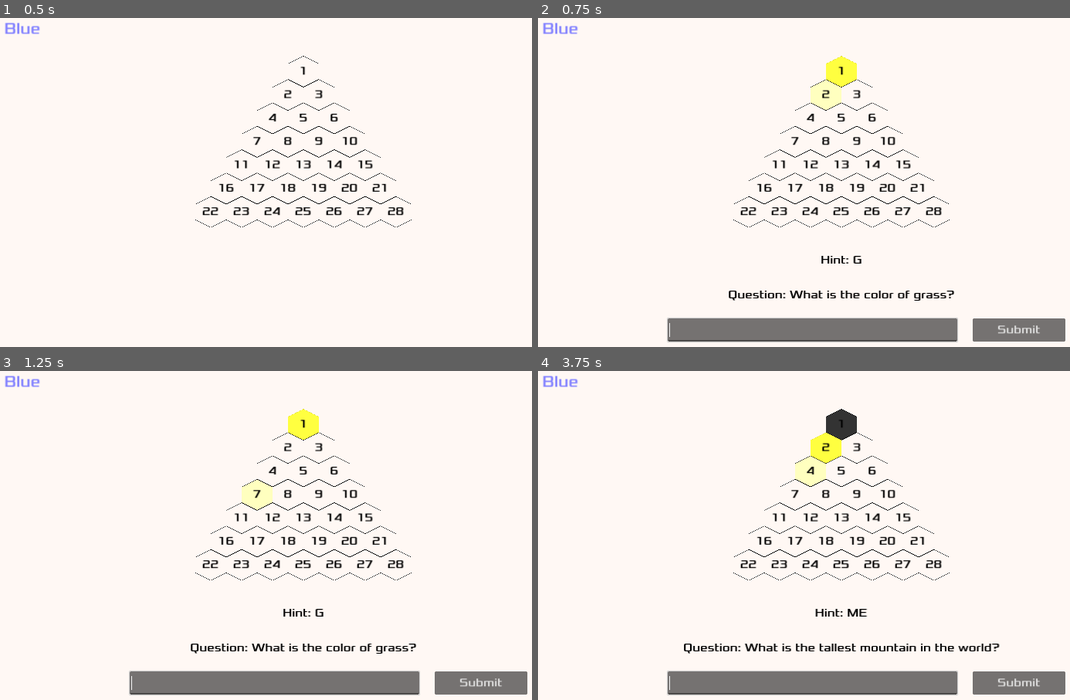
Above: before the commit, frames 1-4 (two rows, left to right).
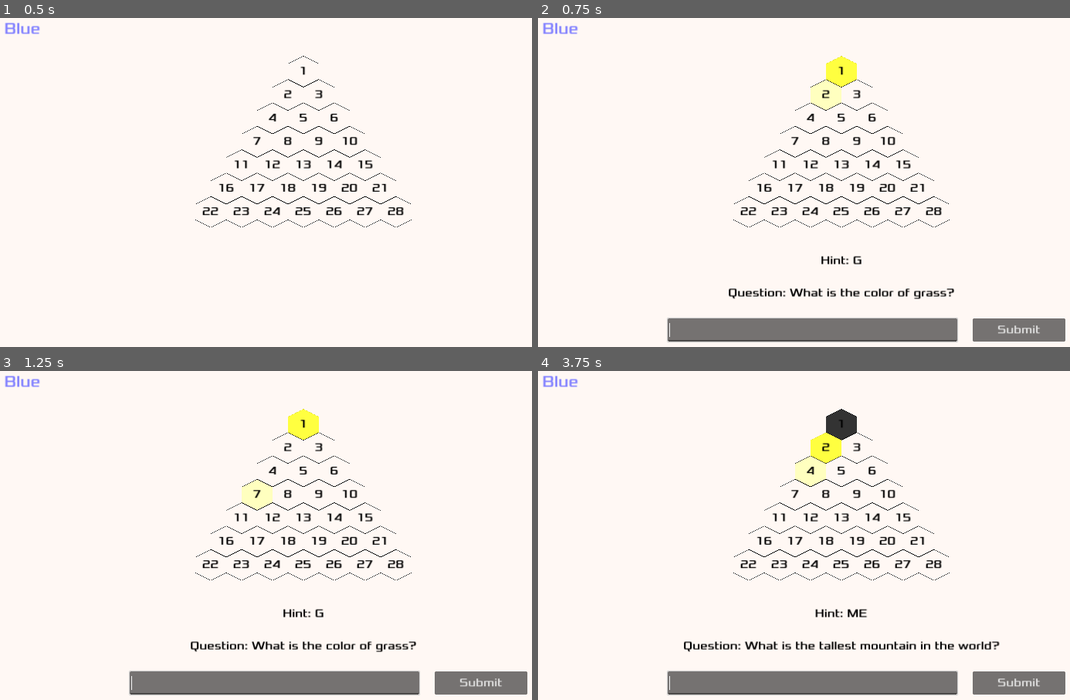
Above: after the commit, the same moments.

Repository: iggyshu/az-quiz
Game: Godot game, scene res://main.tscn
Same seed, same stepped clock (60 frames per second), same inputs: the game is played once before the commit and once after it.
Inputs (mouse positions are in pixels of both pictures, inside the frame that each line leads up to):
- Up to frame 1 (0.5 s): no input
- Up to frame 2 (0.75 s): tap Enter at 0.5 s; drag from (841, 70) to (793, 143) at 0.52 s
- Up to frame 3 (1.25 s): no input
- Up to frame 4 (3.75 s): click (814, 683) at 1.27 s; type "Alex" at 1.35 s; click "Submit" at 2 s; click "Submit" at 2.75 s; tap Space at 3.5 s; drag from (825, 446) to (777, 519) at 3.52 s

Frame 1 is identical in both runs. In frame 2, 0.7% of the frame differs, in the area x 35-79%, y 72-86%; in frame 3, 0.7%; in frame 4, 0.9%, in the area x 27-87%, y 72-86%.

Commit message:
feat: submit answer on enter

Diff:
--- a/hud.gd
+++ b/hud.gd
@@ -68,3 +68,7 @@
 
 func _on_no_button_pressed():
 	hard_question_answer.emit(false)
+
+
+func _on_answer_text_edit_text_submitted(new_text):
+	regular_question_answer.emit(new_text)
--- a/hud.tscn
+++ b/hud.tscn
@@ -28,14 +28,15 @@
 grow_vertical = 0
 theme_override_fonts/font = ExtResource("1_2vvjq")
 theme_override_font_sizes/font_size = 24
+expand_to_text_length = true
 
 [node name="QuestionLabel" type="Label" parent="."]
 anchors_preset = 12
 anchor_top = 1.0
 anchor_right = 1.0
 anchor_bottom = 1.0
-offset_top = -144.0
-offset_bottom = -102.0
+offset_top = -168.0
+offset_bottom = -96.0
 grow_horizontal = 2
 grow_vertical = 0
 theme_override_colors/font_color = Color(0, 0, 0, 1)
@@ -43,6 +44,8 @@
 theme_override_font_sizes/font_size = 24
 text = "Q: What planet is between Venus and Mars?"
 horizontal_alignment = 1
+vertical_alignment = 1
+autowrap_mode = 2
 
 [node name="SubmitButton" type="Button" parent="."]
 anchors_preset = 3
@@ -110,6 +113,7 @@
 theme_override_font_sizes/font_size = 24
 text = "Message"
 horizontal_alignment = 1
+vertical_alignment = 1
 
 [node name="TeamBlueLabel" type="RichTextLabel" parent="."]
 offset_left = 20.0
@@ -132,6 +136,7 @@
 theme_override_font_sizes/normal_font_size = 32
 text = "Red"
 
+[connection signal="text_submitted" from="AnswerTextEdit" to="." method="_on_answer_text_edit_text_submitted"]
 [connection signal="pressed" from="SubmitButton" to="." method="_on_submit_button_pressed"]
 [connection signal="pressed" from="YesButton" to="." method="_on_yes_button_pressed"]
 [connection signal="pressed" from="NoButton" to="." method="_on_no_button_pressed"]
